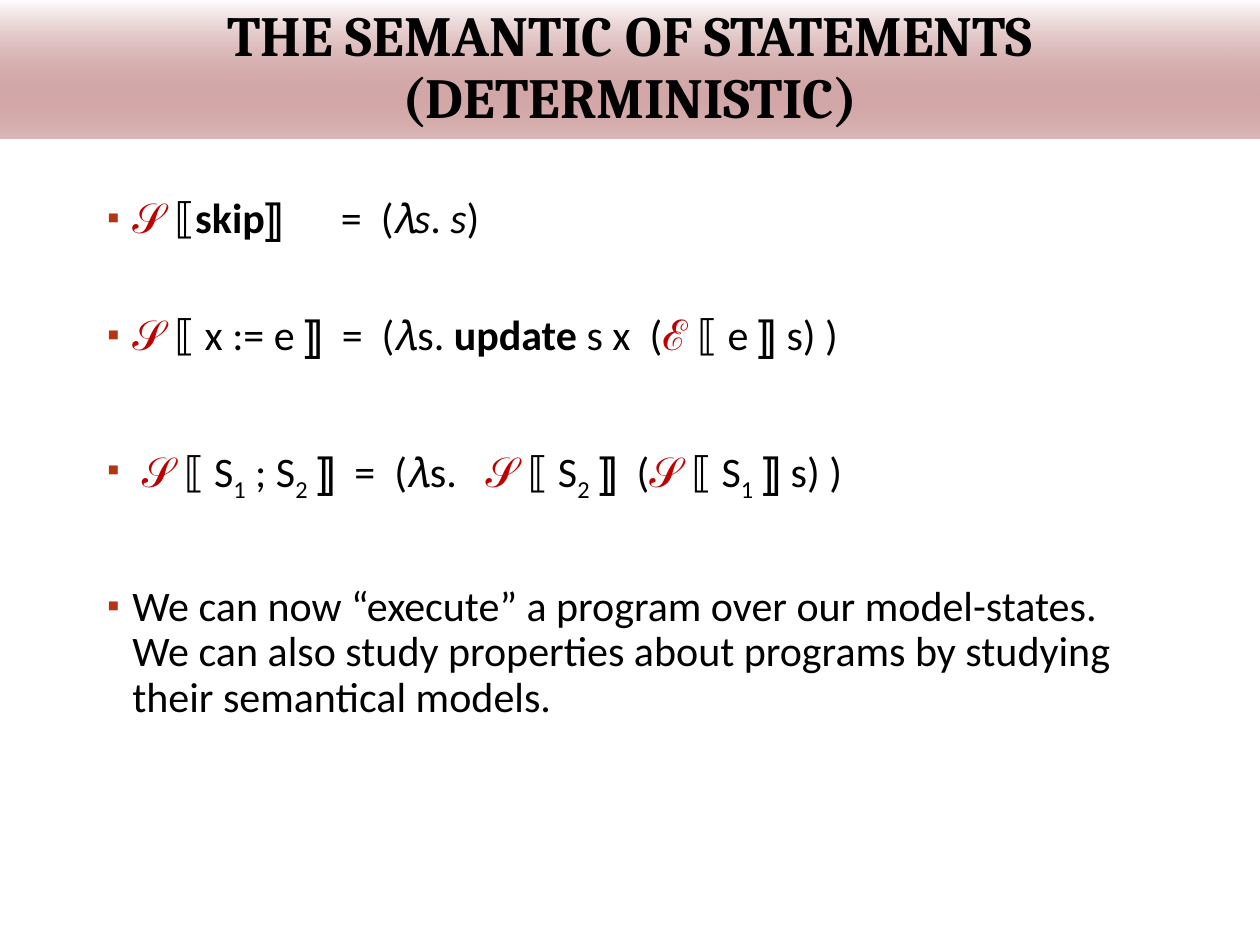
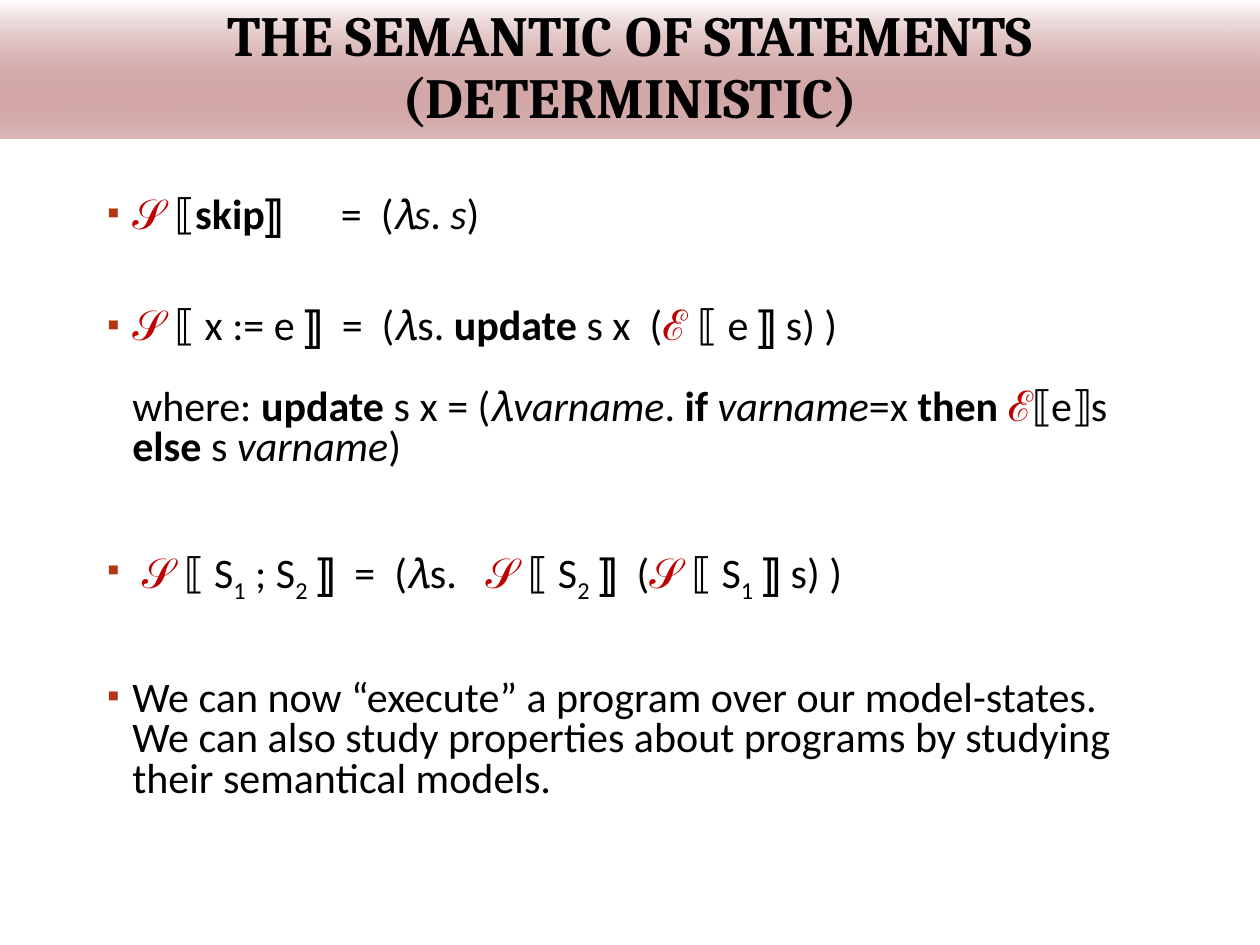
Before and after one commit to wooshrow/infopv, a slide deck: slide 35 of slides/PV_hoare.pptx. Drawn at 1260x945 pixels with LibreOffice and Linux fonts; fonts in the diff are those of the drawing; background and template pictures are left out. Boxes give left, top, right and bottom in pixels: in the first picture for what was removed or moved away, otherwise in the second. Text is boxed around its words. In the diff, an @@ line names an element or a change of style, - is before the commit and + after.

Commit message:
adding def update to slides hoare

```diff
--- a/slides/PV_hoare.pptx
+++ b/slides/PV_hoare.pptx
@@ text at (132,197,1110,794): line spacing 0.9 to 0.8 @@
@@ text at (132,309,1107,467): text changed @@
-▪ 𝒮 ⟦ x := e ⟧ = (𝜆s. update s x (ℰ ⟦ e ⟧ s) )
+▪ 𝒮 ⟦ x := e ⟧ = (𝜆s. update s x (ℰ ⟦ e ⟧ s) )
+  where: update s x = (𝜆varname. if varname=x then ℰ⟦e⟧s else s varname)
```
Also in this commit, not shown: 1 other file.
